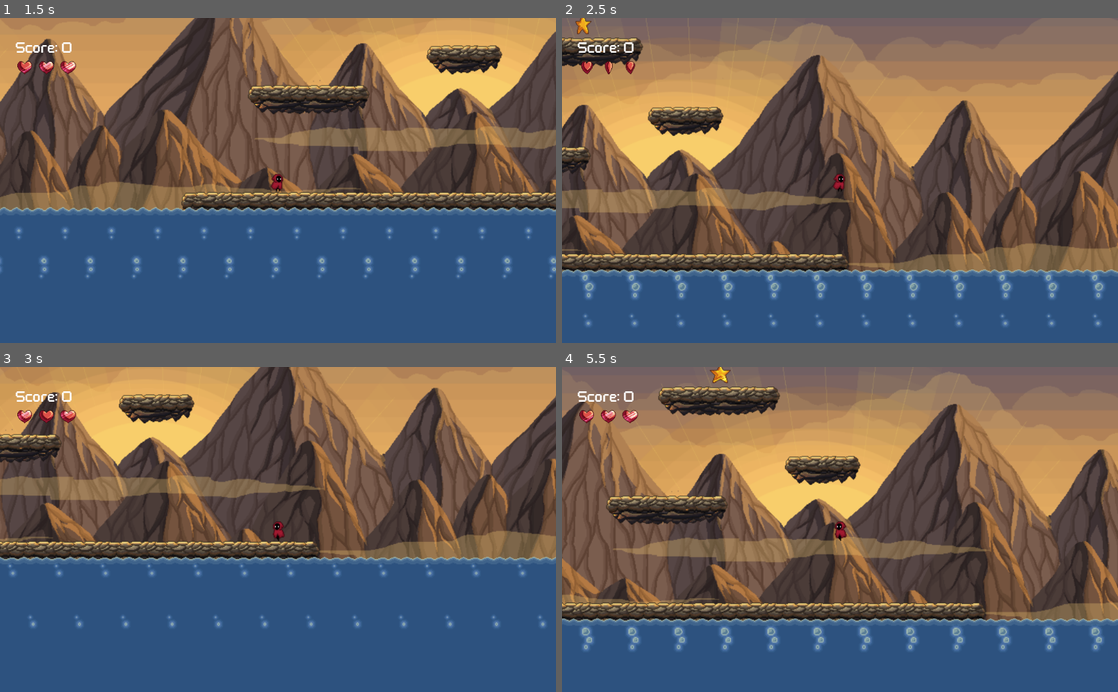
Above: before the commit, frames 1-4 (two rows, left to right).
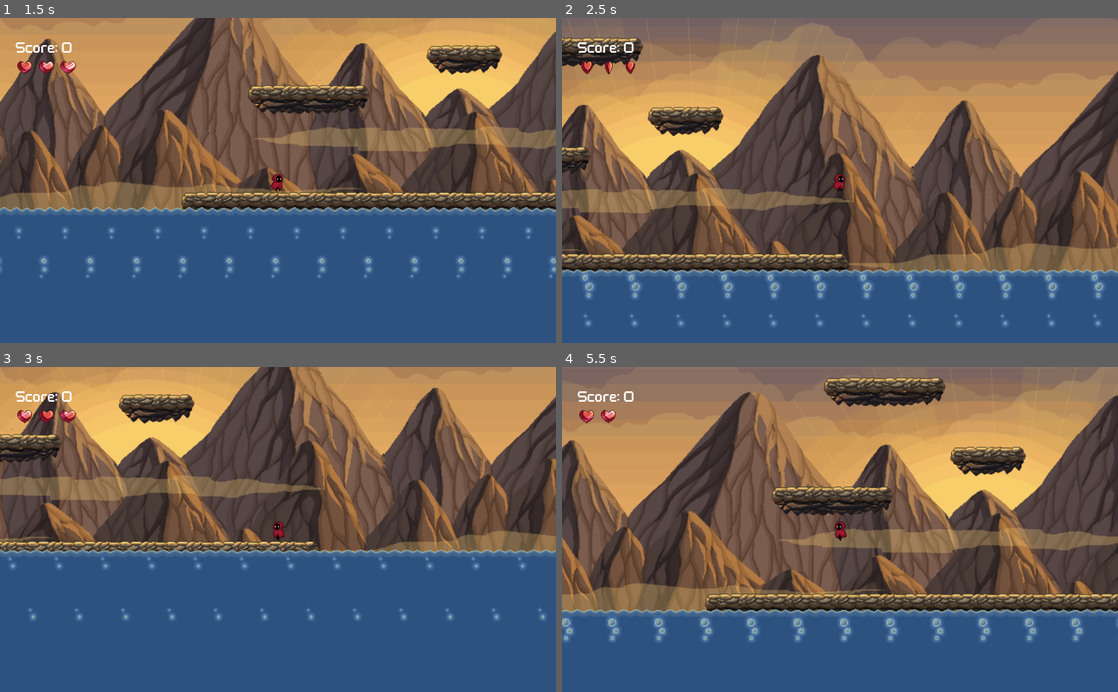
Above: after the commit, the same moments.

Repository: MisterSim8/Fiery-Mountain
Game: Godot game, scene res://scenes/menu.tscn
Same seed, same stepped clock (60 frames per second), same inputs: the game is played once before the commit and once after it.
Inputs:
- Up to frame 1 (1.5 s): click "Jouer" at 0.5 s; hold D (right) from 1.28 s (still down); tap T (test) at 1.35 s
- Up to frame 2 (2.5 s): keep holding D (right); tap W (jump) at 1.52, 2.27 s; tap T (test) at 2.1 s
- Up to frame 3 (3 s): release D (right) at 2.78 s; hold A (left) from 2.78 s (still down); tap T (test) at 2.85 s
- Up to frame 4 (5.5 s): release A (left) at 3.53 s; hold D (right) 3.53-5.03 s; tap T (test) at 3.6, 4.35, 5.1 s; tap W (jump) at 3.77, 4.52, 5.27 s; hold A (left) from 5.03 s (still down)

Frame 1 is identical in both runs. In frame 2, less than 0.1% of the frame differs, in the area x 2-6%, y 0-5%; in frame 3, 3.9%; in frame 4, 52%, in the area x 0-100%, y 0-88%.

Commit message:
maj etoile. Maj assets. Maj plateforme spéciale

Diff:
--- a/godot-project/scenes/Player.tscn
+++ b/godot-project/scenes/Player.tscn
@@ -212,7 +212,7 @@
 [node name="AnimatedSprite" type="AnimatedSprite" parent="."]
 frames = SubResource( 5 )
 animation = "default-walk-left"
-frame = 1
+frame = 2
 playing = true
 __meta__ = {
 "_edit_lock_": true
--- a/godot-project/scenes/platform1.tscn
+++ b/godot-project/scenes/platform1.tscn
@@ -1,7 +1,6 @@
-[gd_scene load_steps=6 format=2]
+[gd_scene load_steps=5 format=2]
 
 [ext_resource path="res://assets/tilesets/ground.tres" type="TileSet" id=1]
-[ext_resource path="res://scripts/platform1.gd" type="Script" id=2]
 
 [sub_resource type="CapsuleShape2D" id=1]
 radius = 22.0
@@ -17,7 +16,6 @@
 [node name="platform1" type="StaticBody2D" groups=["platform"]]
 z_index = 1
 collision_mask = 4
-script = ExtResource( 2 )
 
 [node name="ground" type="TileMap" parent="."]
 tile_set = ExtResource( 1 )
@@ -55,6 +53,5 @@
 "_edit_lock_": true
 }
 
-[node name="Timer" type="Timer" parent="."]
-
 [connection signal="body_entered" from="zone" to="." method="_on_zone_body_entered"]
+[connection signal="body_exited" from="zone" to="." method="_on_zone_body_exited"]
--- a/godot-project/scenes/platform2.tscn
+++ b/godot-project/scenes/platform2.tscn
@@ -1,6 +1,7 @@
-[gd_scene load_steps=4 format=2]
+[gd_scene load_steps=5 format=2]
 
 [ext_resource path="res://assets/tilesets/ground.tres" type="TileSet" id=1]
+[ext_resource path="res://scripts/platform2.gd" type="Script" id=2]
 
 [sub_resource type="CapsuleShape2D" id=1]
 radius = 18.0
@@ -12,6 +13,7 @@
 [node name="platform2" type="StaticBody2D" groups=["platform"]]
 z_index = 1
 collision_mask = 4
+script = ExtResource( 2 )
 
 [node name="ground" type="TileMap" parent="."]
 tile_set = ExtResource( 1 )
--- a/godot-project/scenes/star.tscn
+++ b/godot-project/scenes/star.tscn
@@ -10,6 +10,7 @@
 [ext_resource path="res://assets/Mountain-platformer-pixel-art-tileset/PNG/items/Star/star10.png" type="Texture" id=8]
 [ext_resource path="res://assets/Mountain-platformer-pixel-art-tileset/PNG/items/Star/star6.png" type="Texture" id=9]
 [ext_resource path="res://assets/Mountain-platformer-pixel-art-tileset/PNG/items/Star/star2.png" type="Texture" id=10]
+[ext_resource path="res://scripts/star.gd" type="Script" id=11]
 
 [sub_resource type="SpriteFrames" id=1]
 animations = [ {
@@ -24,9 +25,11 @@
 
 [node name="star" type="Area2D"]
 collision_mask = 4
+script = ExtResource( 11 )
 
 [node name="AnimatedSprite" type="AnimatedSprite" parent="."]
 frames = SubResource( 1 )
+frame = 6
 playing = true
 
 [node name="area" type="CollisionShape2D" parent="."]
--- a/godot-project/scripts/Player.gd
+++ b/godot-project/scripts/Player.gd
@@ -13,6 +13,19 @@
 
 var jump_buffer_counter : int = 0 # mesurer le délai pour le "jump_buffer"
 var coyote_counter : int = 0 #mesurer le délai pour le "coyote_time"
+
+var joueurGlisse = false # true si le joueur glisse
+
+const JOUEUR_GLISSE_LERP = 1 # quand le joueur glisse, il décélère moins vite
+const JOUEUR_NE_GLISSE_PAS_LERP = 0.2 # quand le joueur ne glisse, il décélère normalement
+
+const JOUEUR_GLISSE_ACCEL = 80 # il accélère plus vite lorqu'il est sur une surface glissante
+const JOUEUR_NE_GLISSE_PAS_ACCEL = 35 # il accélère normalement
+
+const JOUEUR_GLISSE_VITESSE_MAX  = 1000 # il peut aller plus vite quand il glisse
+const JOUEUR_NE_GLISSE_PAS_VITESSE_MAX = 600 # il a une vitesse normale
+
+const JOUEUR_DISTANCE_GLISSE = 10 # le vecteur en x que le joueur parcours aléatoirement lorsqu'il glisse
 
 func _physics_process(_delta):
 	var movingX = false # true si le joueur est en train de bouger sur l'axe des x
@@ -82,3 +95,19 @@
 
 func anim_rest():
 	$AnimatedSprite.play("default-rest")
+
+func toggleGlisse():
+	if joueurGlisse == true:
+		joueurGlisse = false
+		vitesse_lerp = JOUEUR_NE_GLISSE_PAS_LERP
+		acceleration = JOUEUR_NE_GLISSE_PAS_ACCEL
+		print("je ne glisse plus")
+	else:
+		joueurGlisse = true
+		vitesse_lerp = JOUEUR_GLISSE_LERP
+		acceleration = JOUEUR_GLISSE_ACCEL
+		print("je glisse")
+		emoteGlisse()
+
+func emoteGlisse():
+	pass
--- a/godot-project/scripts/main.gd
+++ b/godot-project/scripts/main.gd
@@ -38,9 +38,10 @@
 #FIN VAR EAU
 
 #VAR JEU
-var tempsEau = 0.0
-var interValEau = 1
-var raiseEau = 10
+var tempsEau = 0.0 # le temps écoulé depuis la dernière élévation de l'eau
+var interValEau = 1 # le délai entre chaque élévation de l'eau
+const raiseEau = 10 # le niveau d'eau qui doit être ajouté à toutes les fois que le timer se termine.
+var joueurPret = false # true si le joueur est prêt et que l'eau peut commencer à monter.
 #FIN VAR JEU
 
 
@@ -60,7 +61,10 @@
 	#gestion eau
 	tempsEau += delta
 	if tempsEau >= interValEau:
-		#raiseWater(raiseEau)
+		if joueurPret == true:
+			raiseWater(raiseEau)
+		else:
+			joueurPret = true
 		tempsEau = 0
 
 
@@ -94,12 +98,16 @@
 
 		if nouveauPlatformNum == 1:
 			nouveauPlatformInstance = scenePlatformUn.instance()
+			$star.score = 15
 		elif nouveauPlatformNum == 2:
 			nouveauPlatformInstance = scenePlatformDeux.instance()
+			$star.score = 10
 		elif nouveauPlatformNum == 3:
 			nouveauPlatformInstance = scenePlatformTrois.instance()
+			$star.score = 10
 		else:
 			nouveauPlatformInstance = scenePlatformUn.instance()
+			$star.score = 15
 
 		#on détermine la dimension de la nouvelle plateforme
 		nouveauPlatformWidth = nouveauPlatformInstance.get_node("zone/area").get_shape().extents.x
@@ -136,6 +144,11 @@
 		nouveauPlatformInstance.position.y = lastPlatform.position.y - platformYGap
 		add_child(nouveauPlatformInstance)
 
+		#on place l'étoile sur la plateforme
+		print(str(nouveauPlatformWidth/2))
+		$star.position.x = nouveauPlatformInstance.position.x + (nouveauPlatformWidth/2)
+		$star.position.y = nouveauPlatformInstance.position.y
+
 func raiseWater(raiseHeight):
 	for i in range(bodyEau.get_child_count()):
 		if bodyEau.get_child(i).is_in_group("eau") == true:
@@ -193,14 +206,17 @@
 func resetPlayer():
 	$player.position.x = positionInitialeJoueurX
 	$player.position.y = positionInitialeJoueurY
+	joueurPret = false
 
 func die():
 	get_tree().change_scene("res://scenes/menu.tscn")#retour au menu
 
 #CALLBACKS
 func _on_star_body_entered(body):
-	scoreJoueur = scoreJoueur + 1
-	#resetPlayer()
+	scoreJoueur = scoreJoueur + $star.score
+	resetPlayer()
+	addPlatform(2)
+
 func _on_water_body_entered(body):
 	if body.name == "player":
 		pvJoueur = pvJoueur - 1
--- a/godot-project/scripts/platform1.gd
+++ /dev/null
@@ -1,29 +0,0 @@
-extends StaticBody2D
-
-const TIMER_DELAY = 1.5 # Le délai du timer
-
-
-
-func _ready():
-
-	$Timer.set_one_shot(true)
-	$Timer.set_autostart(false)
-	$Timer.set_wait_time(TIMER_DELAY)
-
-	#connections
-	$Timer.connect("timeout",self,"_on_timer_timeout")
-
-func _process(delta):
-	pass
-
-
-
-func _on_timer_timeout():
-	$".".queue_free()
-	print("fin plateforme")
-
-func _on_zone_body_entered(body):
-	print(str(body))
-	if body.name == "player":
-		$Timer.start()
-		print("timer start")
--- /dev/null
+++ b/godot-project/scripts/platform2.gd
@@ -0,0 +1,14 @@
+extends StaticBody2D
+
+func _on_zone_body_entered(body):
+	if body.name == "player":
+		body.toggleGlisse()
+
+
+
+
+
+func _on_zone_body_exited(body):
+	if body.name == "player":
+		body.toggleGlisse()
+		body
--- /dev/null
+++ b/godot-project/scripts/star.gd
@@ -0,0 +1,3 @@
+extends Area2D
+
+var score = 10 # le score par défaut que l'étoile donne est 10. Si elle est sur la plateforme spéciale (platform 1), c'est 15
Binary file added: godot-project/assets/emotes/UI_48x48.png
Binary file added: godot-project/assets/hooded_protagonist/UI_48x48.png
Not shown, added: godot-project/assets/hooded_protagonist/UI_48x48.png.import
Not shown: 1 places in godot-project/scenes/star.tscn that only renumber resources
Not shown, changed: dev/references.txt
